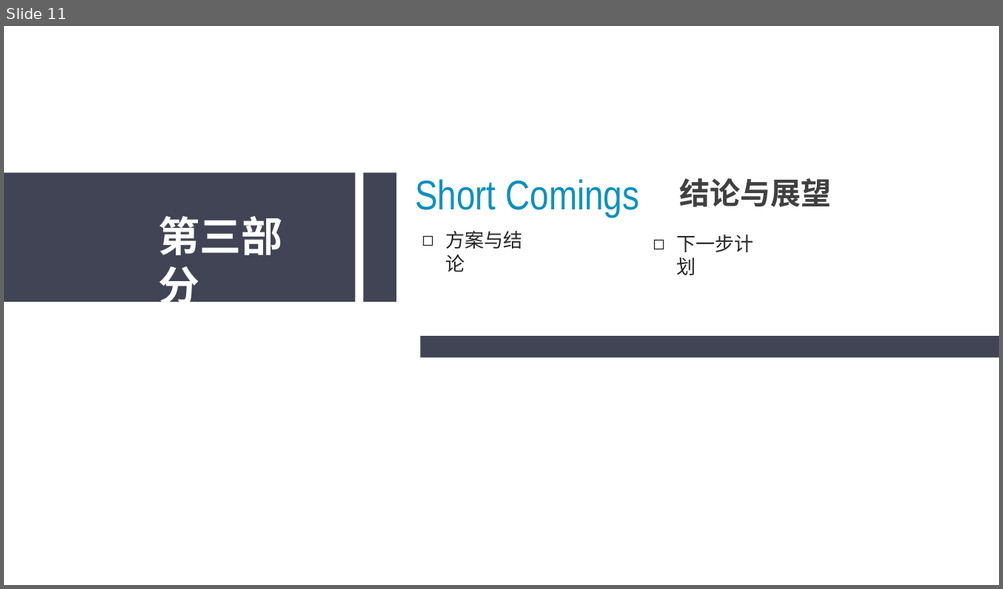
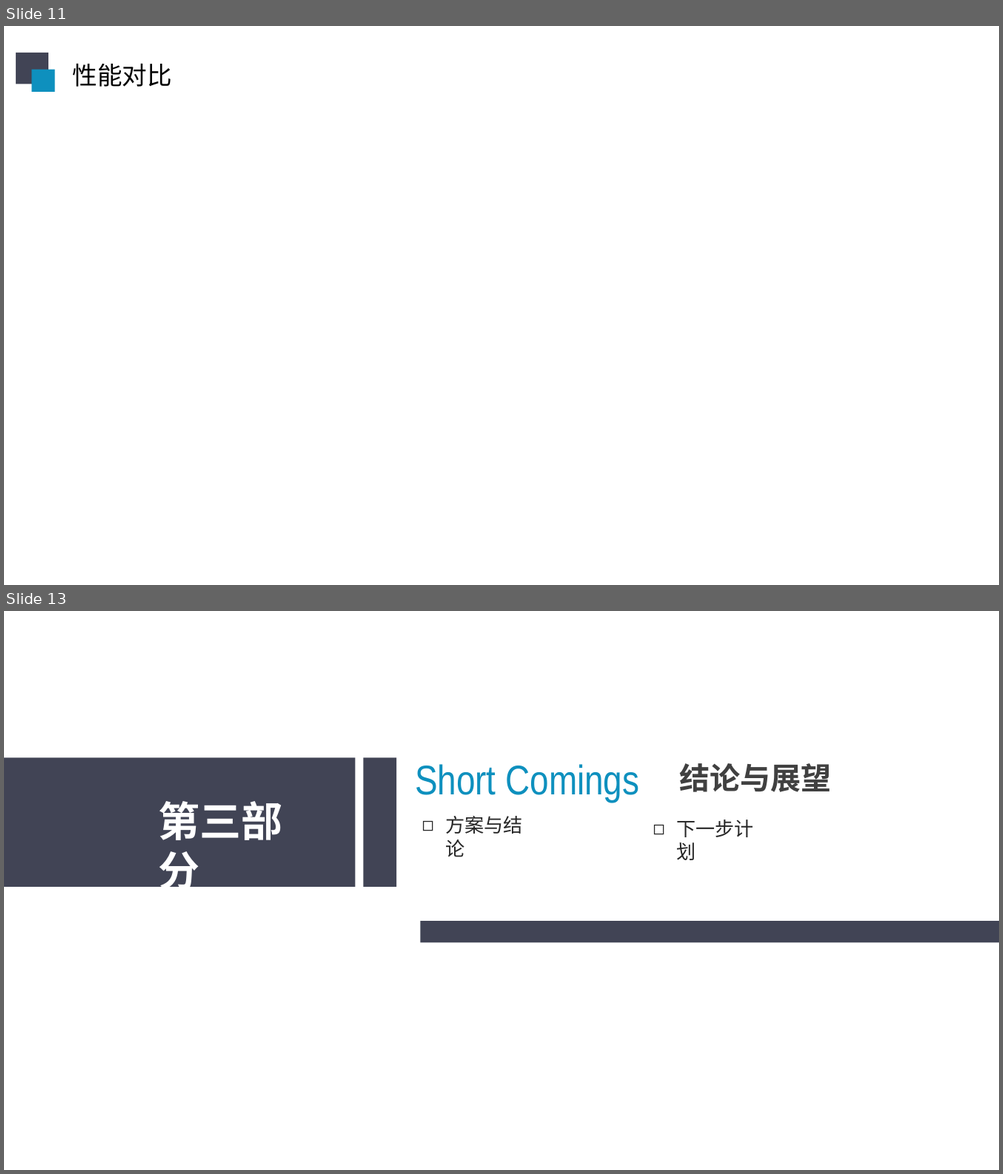
Before and after one commit to sunliangliang9201/interview_prepare, a slide deck: 在线阶段汇报20190606.pptx. Shown one above the other, each under a label of ours: slide 11 before the commit, slides 11 and 13 after it; the slides between them are not shown. The pictures are 1003x589 and 1003x1174 pixels, drawn with LibreOffice and Linux fonts; fonts in the diff are those of the drawing. Boxes give left, top, right and bottom in pixels: in the first picture for what was removed or moved away, otherwise in the second. Text is boxed around its words. In the diff, an @@ line names an element or a change of style, - is before the commit and + after.

```diff
--- a/在线阶段汇报20190606.pptx
+++ b/在线阶段汇报20190606.pptx
@@ slide 11 added at box(4, 26, 999, 585), background #FFFFFF @@
@@ rectangle added at box(16, 53, 48, 84), fill #414455 @@
@@ rectangle added at box(32, 70, 55, 93), fill #0E90BE @@
@@ text added at box(72, 63, 171, 87), 18 pt, text #000000 @@
+性能对比
@@ what was slide 11 is now slide 13 @@
```
Also in this commit, not shown: 3 slides changed, 5 other slides added, 6 slides removed.
